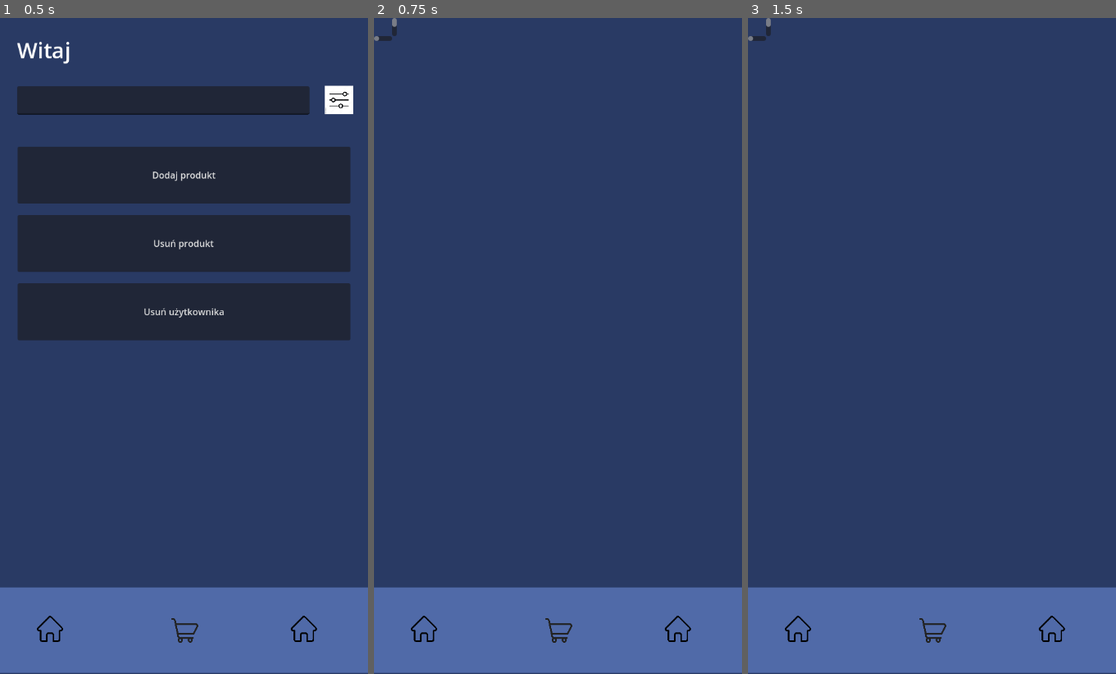
Above: before the commit, frames 1-3 (left to right).
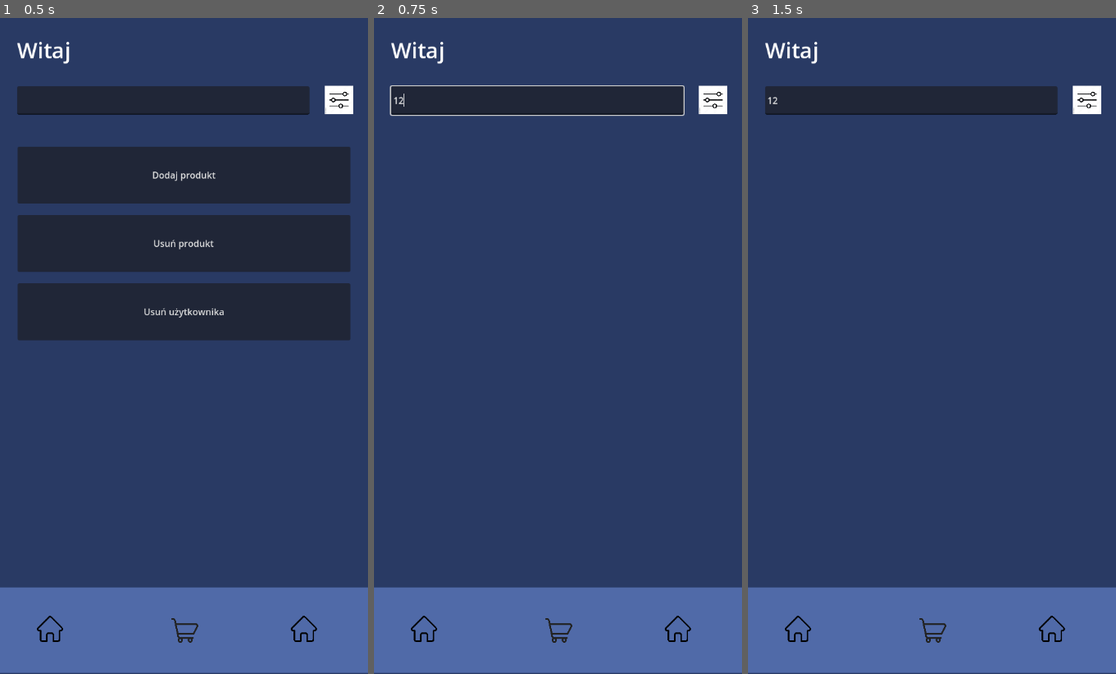
Above: after the commit, the same moments.

Repository: MateuszChoda/MediaLamus
Game: Godot game, scene res://Base/admin_screen.tscn
Two runs of this game, one before a commit and one after it. Both use one fixed random seed, a clock stepped at 60 frames per second and the inputs below. This scene is started directly instead of the project's main scene.
Inputs (mouse positions are in pixels of both pictures, inside the frame that each line leads up to):
- Up to frame 1 (0.5 s): no input
- Up to frame 2 (0.75 s): click (535, 103) at 0.52 s; type "12" at 0.6 s
- Up to frame 3 (1.5 s): click (1053, 628) at 1.25 s

Frame 1 is identical in both runs. In frame 2, 4.4% of the frame differs, in the area x 0-96%, y 0-16%; in frame 3, 4.1%.

Commit message:
Fixes and Search bar

Diff:
--- a/Base/admin_screen.tscn
+++ b/Base/admin_screen.tscn
@@ -425,10 +425,9 @@
 autowrap_mode = 2
 
 [node name="ProductList" parent="." instance=ExtResource("5_3d02y")]
-visible = false
 layout_mode = 0
-offset_top = 0.0
-offset_bottom = 786.0
+offset_top = 200.0
+offset_bottom = 986.0
 
 [connection signal="text_changed" from="BackgroundRect/Searchbar" to="ProductList" method="_on_searchbar_text_changed"]
 [connection signal="pressed" from="BackgroundRect/AddProduct" to="." method="_on_add_product_pressed"]
--- a/Base/main_screen.tscn
+++ b/Base/main_screen.tscn
@@ -217,8 +217,8 @@
 [node name="ProductList" parent="." instance=ExtResource("4_w2f1l")]
 visible = false
 layout_mode = 0
-offset_top = 0.0
-offset_bottom = 786.0
+offset_top = 200.0
+offset_bottom = 986.0
 
 [connection signal="text_changed" from="ColorRect/Searchbar" to="ProductList" method="_on_searchbar_text_changed"]
 [connection signal="pressed" from="ColorRect/AGD_btn" to="." method="_on_agd_btn_pressed"]
--- a/Base/product_list.tscn
+++ b/Base/product_list.tscn
@@ -10,9 +10,11 @@
 script = ExtResource("1_8nsqs")
 
 [node name="ScrollContainer" type="ScrollContainer" parent="."]
-layout_mode = 0
-offset_right = 40.0
-offset_bottom = 40.0
+layout_mode = 1
+anchors_preset = 10
+anchor_right = 1.0
+offset_bottom = 786.0
+grow_horizontal = 2
 
 [node name="VBoxContainer" type="VBoxContainer" parent="ScrollContainer"]
 custom_minimum_size = Vector2(648, 100)
--- a/Scripts/product_list.gd
+++ b/Scripts/product_list.gd
@@ -8,6 +8,10 @@
 
 func _on_searchbar_text_changed(new_text: String) -> void:
 	self.visible = true
+	var items = container.get_children()
+	for item in items:
+		container.remove_child(item)
+		item.queue_free()
 	for key in Global.products:
 		if key.contains(new_text):
 			var properties = Global.products[key]
